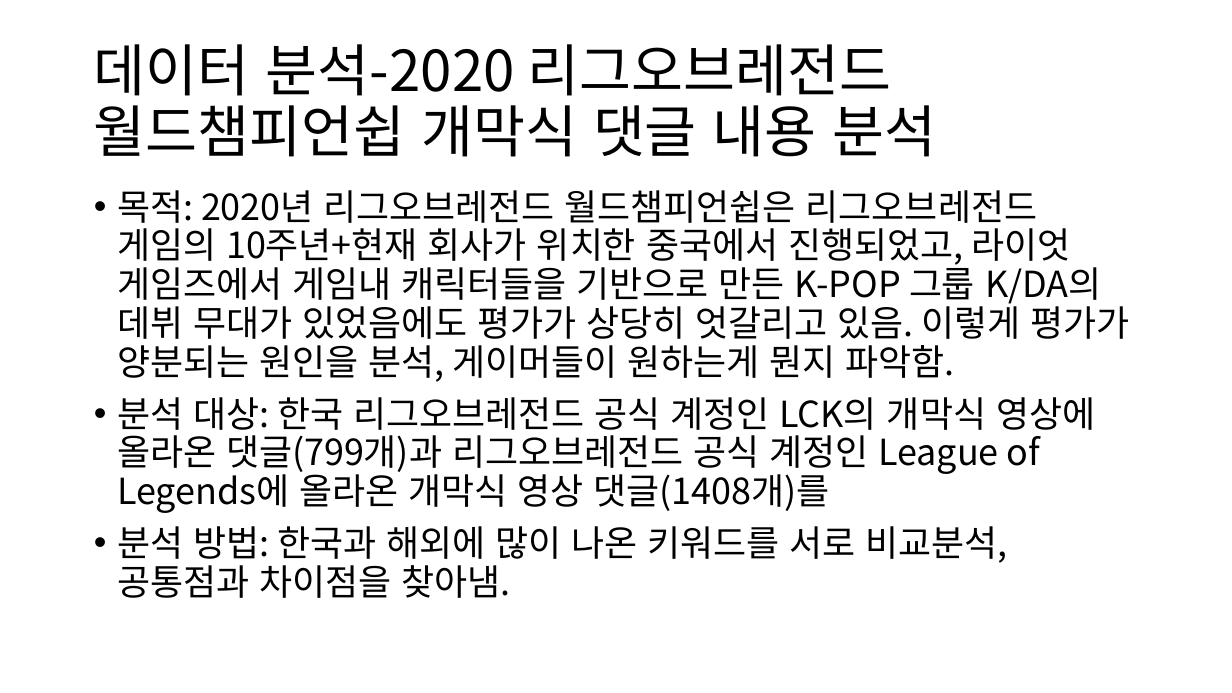
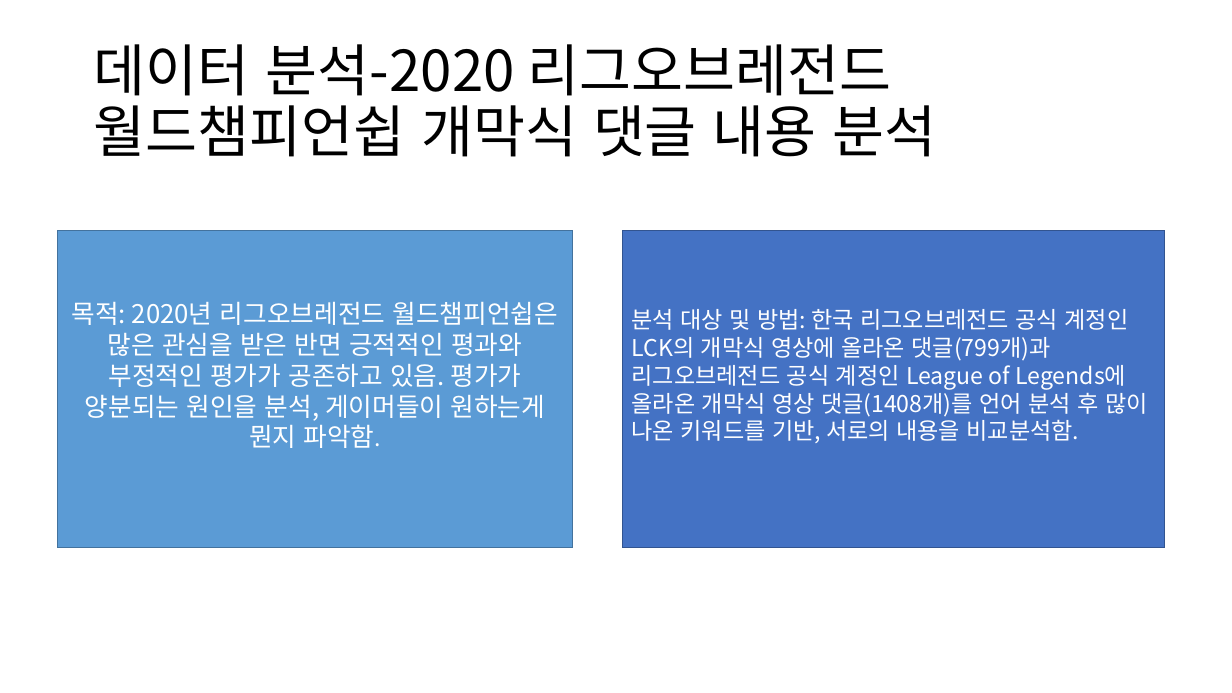
Before and after one commit to ParkSangJe/-, a slide deck: slide 1 of 임시 제작 PPT 1차 수정본.pptx (slide 2 before the commit). Drawn at 1232x693 pixels with LibreOffice and Linux fonts; fonts in the diff are those of the drawing. Boxes give left, top, right and bottom in pixels: in the first picture for what was removed or moved away, otherwise in the second. Text is boxed around its words. In the diff, an @@ line names an element or a change of style, - is before the commit and + after.

```diff
--- a/임시 제작 PPT 1차 수정본.pptx
+++ b/임시 제작 PPT 1차 수정본.pptx
@@ text removed at <box>117,190,1130,598</box> @@
-• 목적: 2020년 리그오브레전드 월드챔피언쉽은 리그오브레전드 게임의 10주년+현재 회사가 위치한 중국에서 진행되었고, 라이엇 게임즈에서 게임내 캐릭터들을 기반으로 만든 K-POP 그룹 K/DA의 데뷔 무대가 있었음에도 평가가 상당히 엇갈리고 있음. 이렇게 평가가 양분되는 원인을 분석, 게이머들이 원하는게 뭔지 파악함.
-• 분석 대상: 한국 리그오브레전드 공식 계정인 LCK의 개막식 영상에 올라온 댓글(799개)과 리그오브레전드 공식 계정인 League of Legends에 올라온 개막식 영상 댓글(1408개)를
-• 분석 방법: 한국과 해외에 많이 나온 키워드를 서로 비교분석, 공통점과 차이점을 찾아냄.
@@ rectangle added at <box>57,231,572,548</box>, fill #5B9BD5, outline #43739E 1 pt, 20 pt, text #FFFFFF @@
+목적: 2020년 리그오브레전드 월드챔피언쉽은 많은 관심을 받은 반면 긍적적인 평과와 부정적인 평가가 공존하고 있음. 평가가 양분되는 원인을 분석, 게이머들이 원하는게 뭔지 파악함.
@@ rectangle added at <box>623,231,1165,548</box>, fill #4472C4, outline #325491 1 pt, 18 pt, text #FFFFFF @@
+분석 대상 및 방법: 한국 리그오브레전드 공식 계정인 LCK의 개막식 영상에 올라온 댓글(799개)과 리그오브레전드 공식 계정인 League of Legends에 올라온 개막식 영상 댓글(1408개)를 언어 분석 후 많이 나온 키워드를 기반, 서로의 내용을 비교분석함.
```
Also in this commit, not shown: 7 other slides changed, 2 slides removed.
